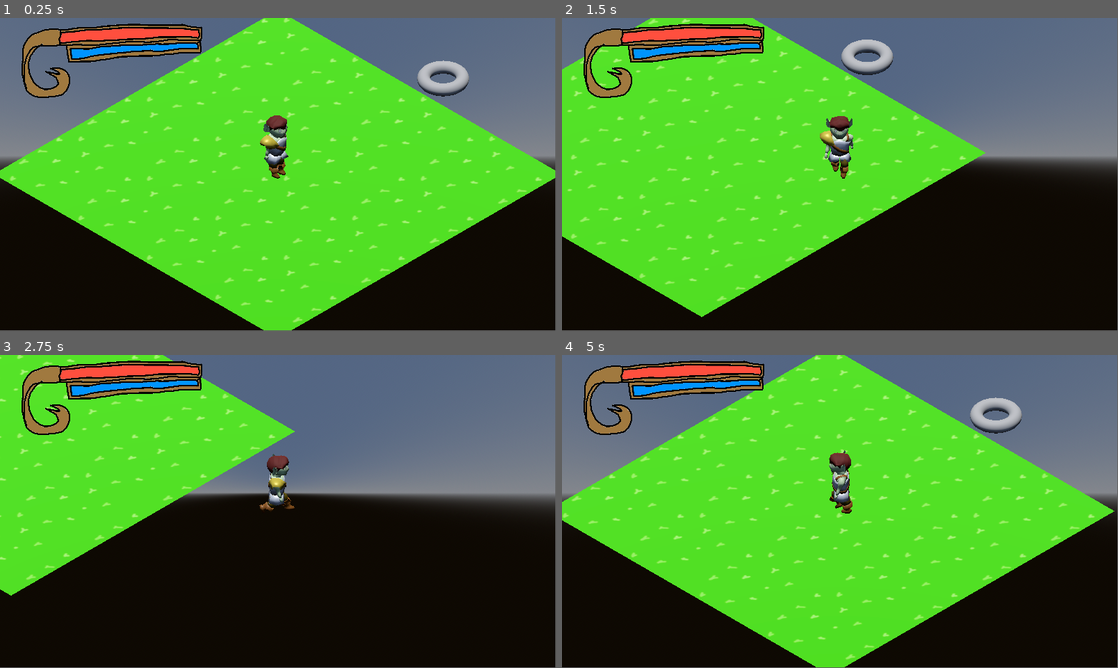
Above: before the commit, frames 1-4 (two rows, left to right).
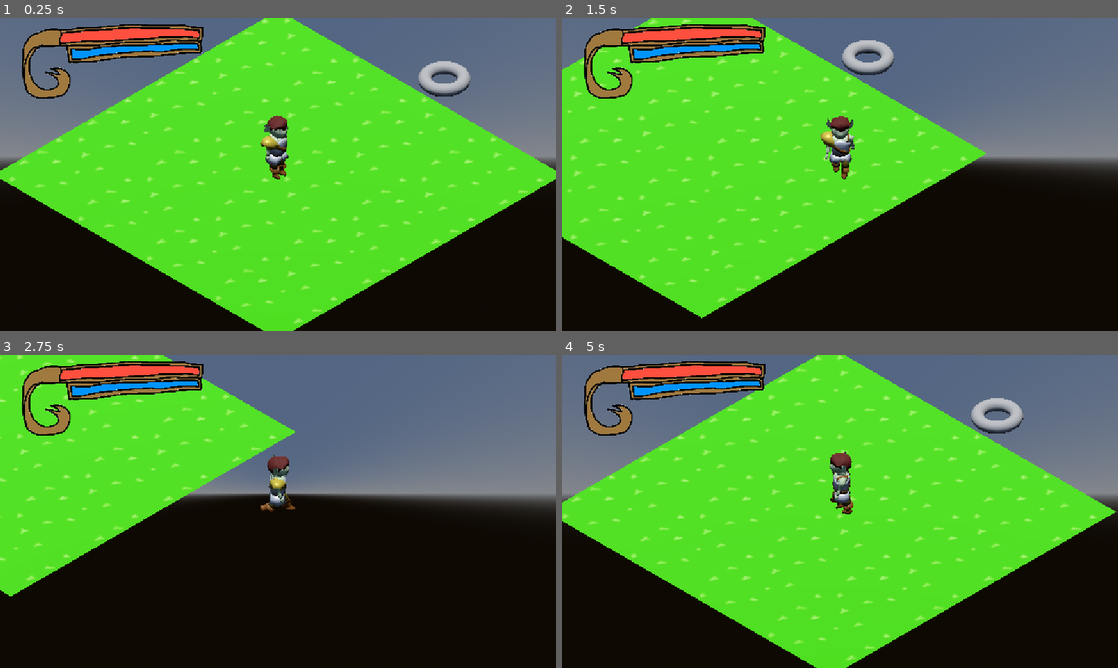
Above: after the commit, the same moments.

Repository: hcthoemmes/cathartic-casting-compulsion
Game: Godot game, scene res://Scenes/world_root.tscn
The game is run twice, just before and just after one commit, with the same random seed, the same clock (stepped at 60 frames per second) and the same inputs. Sound files missing from this copy of the repository are replaced by a short silence.
Inputs:
- Up to frame 1 (0.25 s): no input
- Up to frame 2 (1.5 s): tap Enter at 0.5 s; hold D (east) 0.53-1.28 s; tap Z (use) at 0.6, 1.35 s; hold S (south) from 1.28 s (still down)
- Up to frame 3 (2.75 s): release S (south) at 2.03 s; hold D (east) from 2.03 s (still down); tap Z (use) at 2.1 s
- Up to frame 4 (5 s): release D (east) at 2.78 s; hold W (north) 2.78-3.53 s; tap Z (use) at 2.85, 3.6, 4.35 s; hold A (west) from 3.53 s (still down)
The window is 799x449 before the commit and 800x450 after it. Grey fills any space a smaller window leaves; there, only what the larger window draws over its background counts as a difference.

The runs differ from the first frame. In frame 1, 3.6% of the frame differs, in the area x 0-100%, y 0-100%; in frame 2, 2.8%; in frame 3, 1.9%; in frame 4, 3.5%.

Commit message:
Change project settings so canvasitems scale with window size

Diff:
--- a/Scenes/AnimatedHero.tscn
+++ b/Scenes/AnimatedHero.tscn
@@ -1604,7 +1604,7 @@
 bones/32/scale = Vector3(1, 1, 1)
 
 [node name="Rod" type="BoneAttachment3D" parent="fighterhero_walk/rig/Skeleton3D"]
-transform = Transform3D(1, 5.21541e-07, -5.9139e-08, -3.8743e-07, 1, -1.15833e-07, -5.54137e-08, 2.86382e-08, 1, 0.734108, 1.77406, 1.20372)
+transform = Transform3D(1, 2.23517e-06, 1.06636e-07, -2.07126e-06, 1, 8.22358e-07, -8.56817e-08, -8.44127e-07, 1, 0.734107, 1.77406, 1.20373)
 bone_name = "Rod"
 bone_idx = 11
 
@@ -1613,7 +1613,7 @@
 skeleton = NodePath("")
 
 [node name="cuirass" type="BoneAttachment3D" parent="fighterhero_walk/rig/Skeleton3D"]
-transform = Transform3D(0.99986, 0.000389147, 0.0167023, 0.0167008, 0.0035356, -0.999854, -0.000448143, 0.999994, 0.00352862, -2.42144e-08, 7.15256e-07, 1.19209e-07)
+transform = Transform3D(0.99986, 0.000389134, 0.0167023, 0.0167008, 0.00353634, -0.999854, -0.000448143, 0.999994, 0.00352936, -7.91624e-08, 7.15256e-07, 1.78814e-06)
 bone_name = "cuirass"
 bone_idx = 17
 
@@ -1622,7 +1622,7 @@
 skeleton = NodePath("")
 
 [node name="arm strap" type="BoneAttachment3D" parent="fighterhero_walk/rig/Skeleton3D"]
-transform = Transform3D(0.99986, -0.0167023, 0.000389147, 0.0167008, 0.999854, 0.0035356, -0.000448143, -0.00352862, 0.999994, -2.42144e-08, 7.15256e-07, 1.19209e-07)
+transform = Transform3D(0.99986, -0.0167023, 0.000389134, 0.0167008, 0.999854, 0.00353634, -0.000448143, -0.00352936, 0.999994, -7.91624e-08, 7.15256e-07, 1.78814e-06)
 bone_name = "arm strap"
 bone_idx = 18
 
@@ -1631,7 +1631,7 @@
 skeleton = NodePath("")
 
 [node name="armguard" type="BoneAttachment3D" parent="fighterhero_walk/rig/Skeleton3D"]
-transform = Transform3D(0.99986, -0.0167023, 0.000389153, 0.0167008, 0.999854, 0.00353524, -0.000448143, -0.00352827, 0.999994, -2.42144e-08, 7.15256e-07, 1.19209e-07)
+transform = Transform3D(0.99986, -0.0167023, 0.000389134, 0.0167008, 0.999854, 0.00353634, -0.000448143, -0.00352936, 0.999994, -7.91624e-08, 7.15256e-07, 1.78814e-06)
 bone_name = "armguard"
 bone_idx = 19
 
@@ -1640,7 +1640,7 @@
 skeleton = NodePath("")
 
 [node name="skirt" type="BoneAttachment3D" parent="fighterhero_walk/rig/Skeleton3D"]
-transform = Transform3D(0.99986, -0.0167023, 0.000389153, 0.0167008, 0.999854, 0.00353524, -0.000448143, -0.00352827, 0.999994, -2.42144e-08, 7.15256e-07, 1.19209e-07)
+transform = Transform3D(0.99986, -0.0167023, 0.000389134, 0.0167008, 0.999854, 0.00353634, -0.000448143, -0.00352936, 0.999994, -7.91624e-08, 7.15256e-07, 1.78814e-06)
 bone_name = "skirt"
 bone_idx = 20
 
@@ -1649,7 +1649,7 @@
 skeleton = NodePath("")
 
 [node name="straps" type="BoneAttachment3D" parent="fighterhero_walk/rig/Skeleton3D"]
-transform = Transform3D(0.99986, 0.000389147, 0.0167023, 0.0167008, 0.0035356, -0.999854, -0.000448143, 0.999994, 0.00352862, -2.42144e-08, 7.15256e-07, 1.19209e-07)
+transform = Transform3D(0.99986, 0.000389134, 0.0167023, 0.0167008, 0.00353634, -0.999854, -0.000448143, 0.999994, 0.00352936, -7.91624e-08, 7.15256e-07, 1.78814e-06)
 bone_name = "straps"
 bone_idx = 21
 
--- a/Scenes/fishing.tscn
+++ b/Scenes/fishing.tscn
@@ -14,6 +14,8 @@
 [node name="Fishing" type="Control"]
 layout_mode = 3
 anchors_preset = 0
+size_flags_horizontal = 3
+size_flags_vertical = 3
 script = ExtResource("1_aamv5")
 
 [node name="ProgressBar" type="Sprite2D" parent="."]
@@ -21,6 +23,21 @@
 position = Vector2(964, 324)
 texture = ExtResource("2_aamv5")
 script = ExtResource("3_lym3h")
+
+[node name="Background" type="TextureRect" parent="ProgressBar"]
+visible = false
+anchors_preset = 6
+anchor_left = 1.0
+anchor_top = 0.5
+anchor_right = 1.0
+anchor_bottom = 0.5
+offset_left = -403.0
+offset_top = -554.5
+offset_right = -303.0
+offset_bottom = 0.5
+grow_horizontal = 0
+grow_vertical = 2
+texture = ExtResource("2_aamv5")
 
 [node name="ProgressFish" type="Sprite2D" parent="ProgressBar"]
 position = Vector2(0, -332)
@@ -35,6 +52,7 @@
 offset_bottom = 1000.0
 scale = Vector2(0.5, 0.5)
 texture = ExtResource("1_av1u1")
+metadata/_edit_use_anchors_ = true
 
 [node name="DartingFish" type="Sprite2D" parent="HookBox"]
 position = Vector2(250, 250)
--- a/Scripts/fishing.gd
+++ b/Scripts/fishing.gd
@@ -1,7 +1,7 @@
 extends Control
 
 @onready var fish = $HookBox/DartingFish
-@onready var result: Sprite2D = $HookBox/Result
+@onready var result: Node2D = $HookBox/Result
 @onready var progress_bar: Sprite2D = $ProgressBar
 
 var results = []
--- a/project.godot
+++ b/project.godot
@@ -14,6 +14,10 @@
 run/main_scene="res://Scenes/world_root.tscn"
 config/features=PackedStringArray("4.4", "Forward Plus")
 config/icon="res://Sprites/icon.svg"
+
+[display]
+
+window/stretch/mode="canvas_items"
 
 [dotnet]
 
